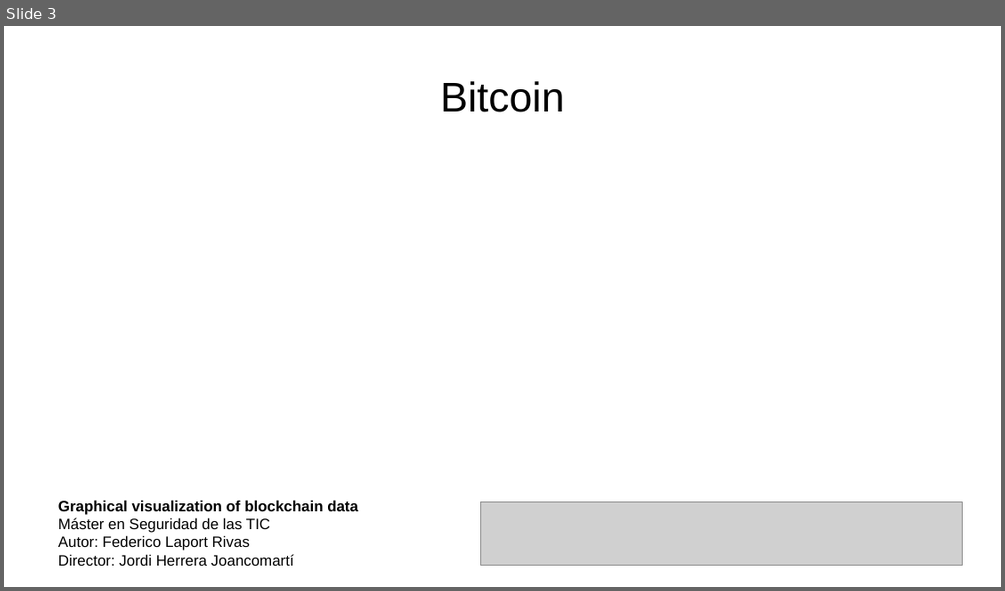
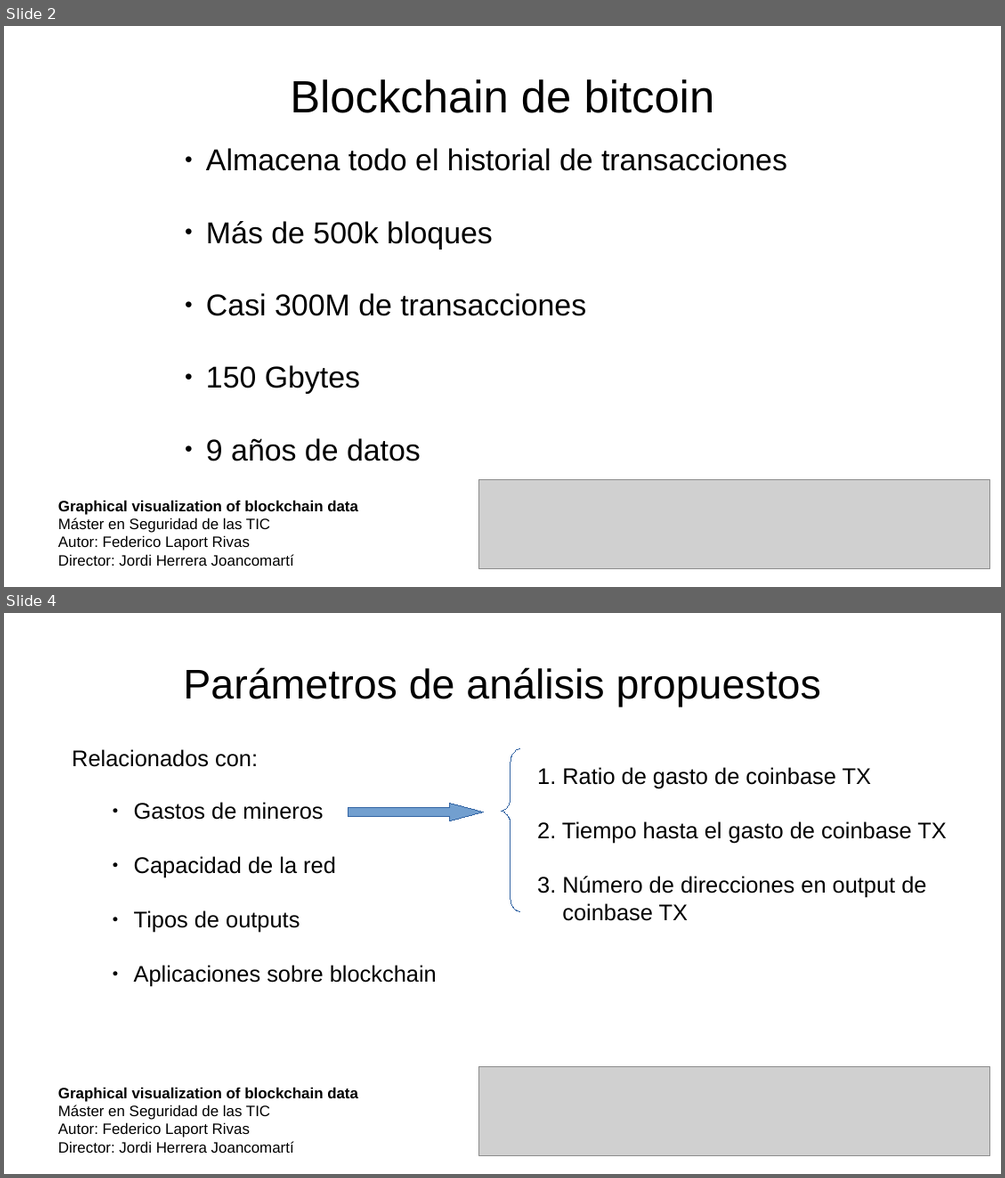
Before and after one commit to acrowise/chainplots, a slide deck: tfm_presentacion.odp. Shown one above the other, each under a label of ours: slide 3 before the commit, slides 2 and 4 after it; the slides between them are not shown. The pictures are 1005x591 and 1005x1178 pixels, drawn with LibreOffice and Linux fonts; fonts in the diff are those of the drawing; grey boxes stand for pictures. Boxes give left, top, right and bottom in pixels: in the first picture for what was removed or moved away, otherwise in the second. Text is boxed around its words. In the diff, an @@ line names an element or a change of style, - is before the commit and + after.

```diff
--- a/tfm_presentacion.odp
+++ b/tfm_presentacion.odp
@@ slide 4 added at [4, 613, 1001, 1174], background #FFFFFF @@
@@ title added at [183, 667, 821, 706], 33 pt, text #000000 @@
+Parámetros de análisis propuestos
@@ text added at [72, 749, 258, 767], 18 pt, text #000000 @@
+Relacionados con:
@@ freeform shape added at [502, 748, 519, 911], outline #3465A4 0 pt @@
@@ text added at [537, 767, 946, 921], 18 pt, text #000000 @@
+1. Ratio de gasto de coinbase TX
+2. Tiempo hasta el gasto de coinbase TX
+3. Número de direcciones en output de coinbase TX
@@ text added at [134, 802, 437, 987], 18 pt, text #000000 @@
+● Gastos de mineros
+● Capacidad de la red
+● Tipos de outputs
+● Aplicaciones sobre blockchain
@@ right arrow added at [348, 803, 484, 821], fill #729FCF, outline #3465A4 0 pt @@
@@ text added at [58, 1086, 358, 1152], 12 pt, text #000000 @@
+Graphical visualization of blockchain data
+Máster en Seguridad de las TIC
+Autor: Federico Laport Rivas
+Director: Jordi Herrera Joancomartí
@@ picture added at [479, 1067, 990, 1156] @@
@@ what was slide 3 is now slide 2 @@
@@ slide 2 changed as well @@
@@ title at [290, 79, 715, 113]: text changed; size 33 to 36 pt @@
-Bitcoin
+Blockchain de bitcoin
@@ text added at [206, 148, 787, 461], 24 pt, text #000000 @@
+● Almacena todo el historial de transacciones
+● Más de 500k bloques
+● Casi 300M de transacciones
+● 150 Gbytes
+● 9 años de datos
@@ picture: place and size @@
-picture at [481, 503, 963, 566]
+picture at [479, 480, 990, 569]
```
Also in this commit, not shown: 14 other slides changed, 1 other slide added, 1 other file.
